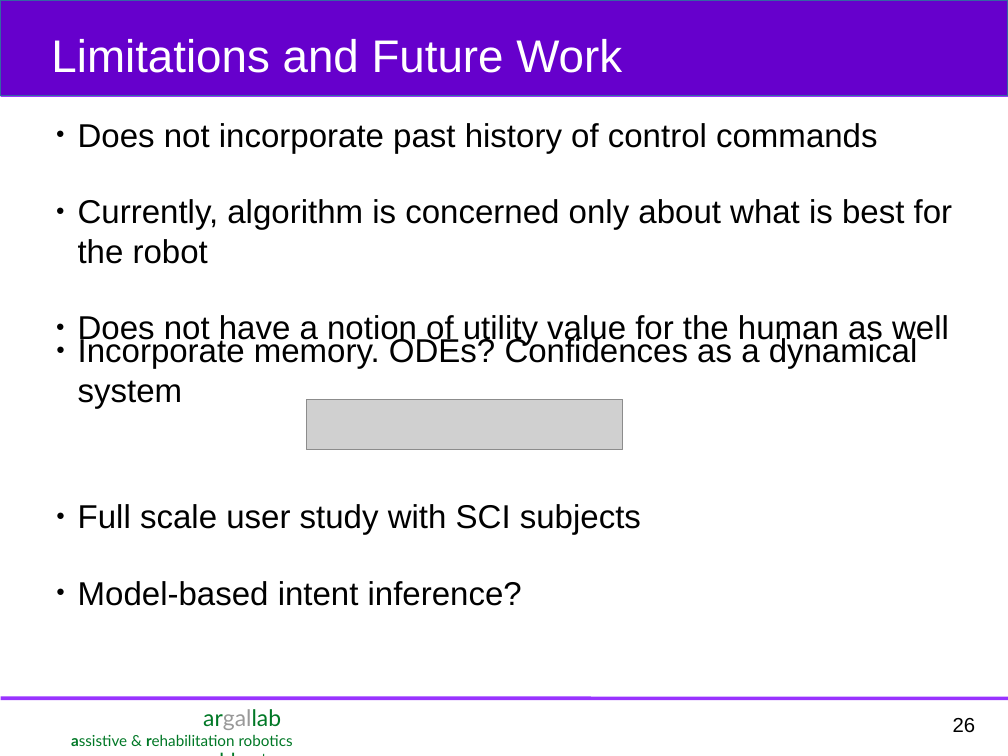
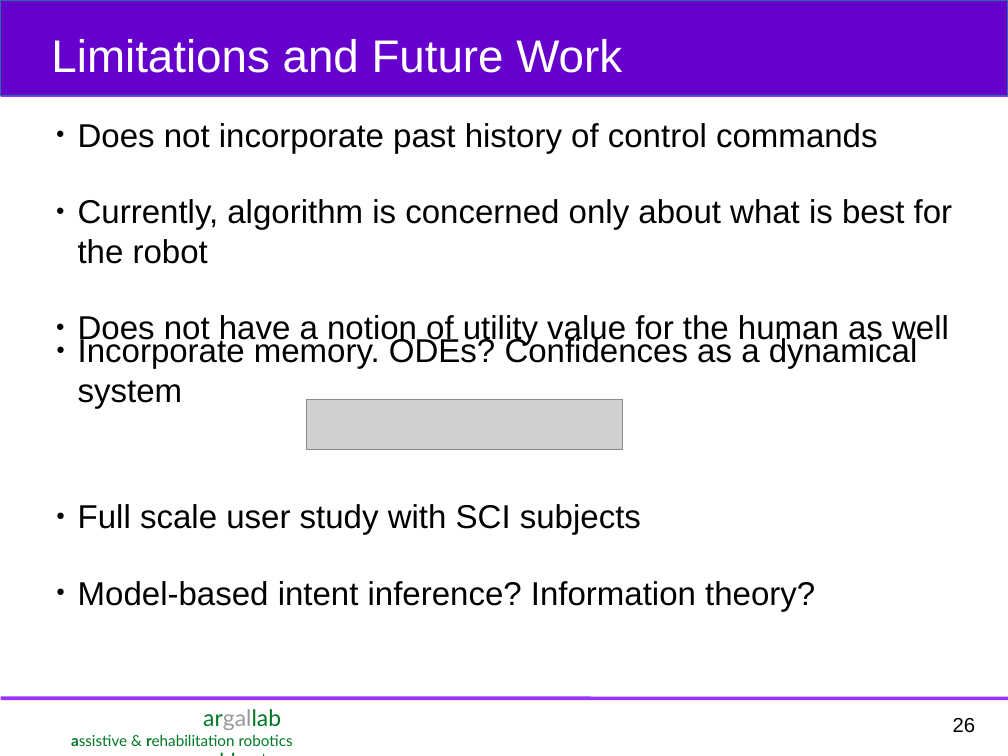
Before and after one commit to deepakgopinath/Quals_Stuff, a slide deck: slide 26 of Presentation/Deepak_ME_Quals.odp. Drawn at 1008x756 pixels with LibreOffice and Linux fonts; fonts in the diff are those of the drawing; grey boxes stand for pictures. Boxes give left, top, right and bottom in pixels: in the first picture for what was removed or moved away, otherwise in the second. Text is boxed around its words. In the diff, an @@ line names an element or a change of style, - is before the commit and + after.

```diff
--- a/Presentation/Deepak_ME_Quals.odp
+++ b/Presentation/Deepak_ME_Quals.odp
@@ text at (78, 581, 815, 611): text changed @@
-● Model-based intent inference?
+● Model-based intent inference? Information theory?
```
Also in this commit, not shown: 8 other slides changed, 2 slides added, 1 slide removed, 3 other files.
